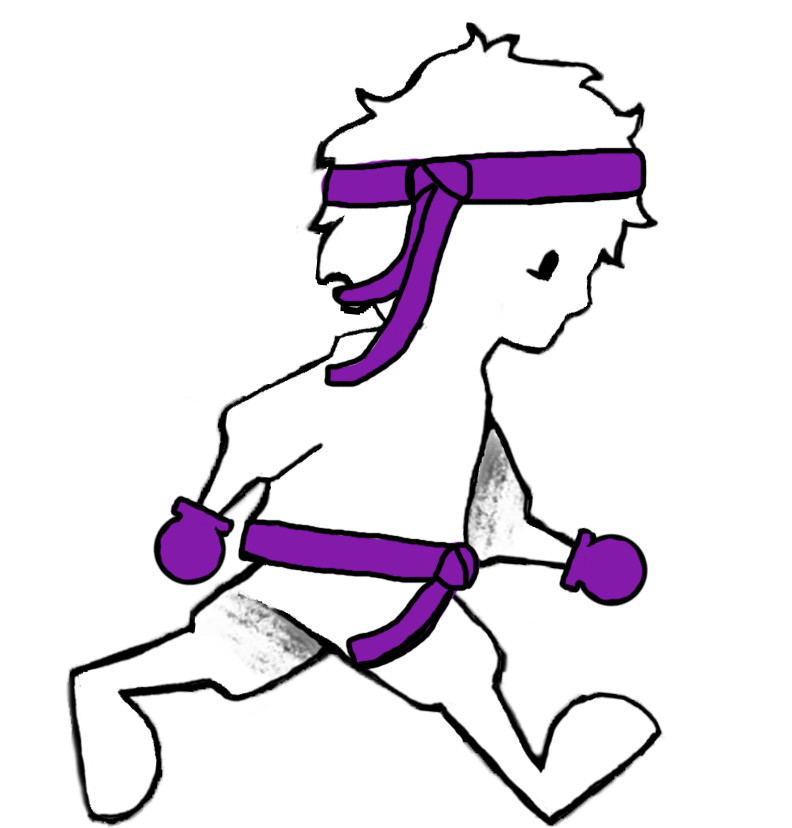
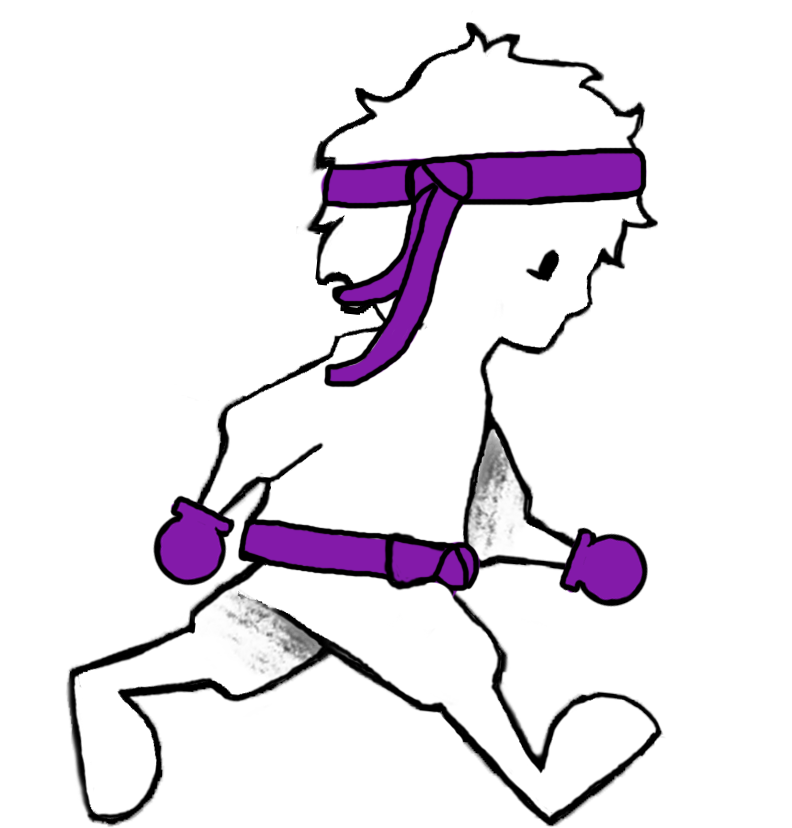
Layer changes from the first 792px x 828px image to the second:
painted on "Brightness/Contrast 1" over box(322, 531, 455, 707)
